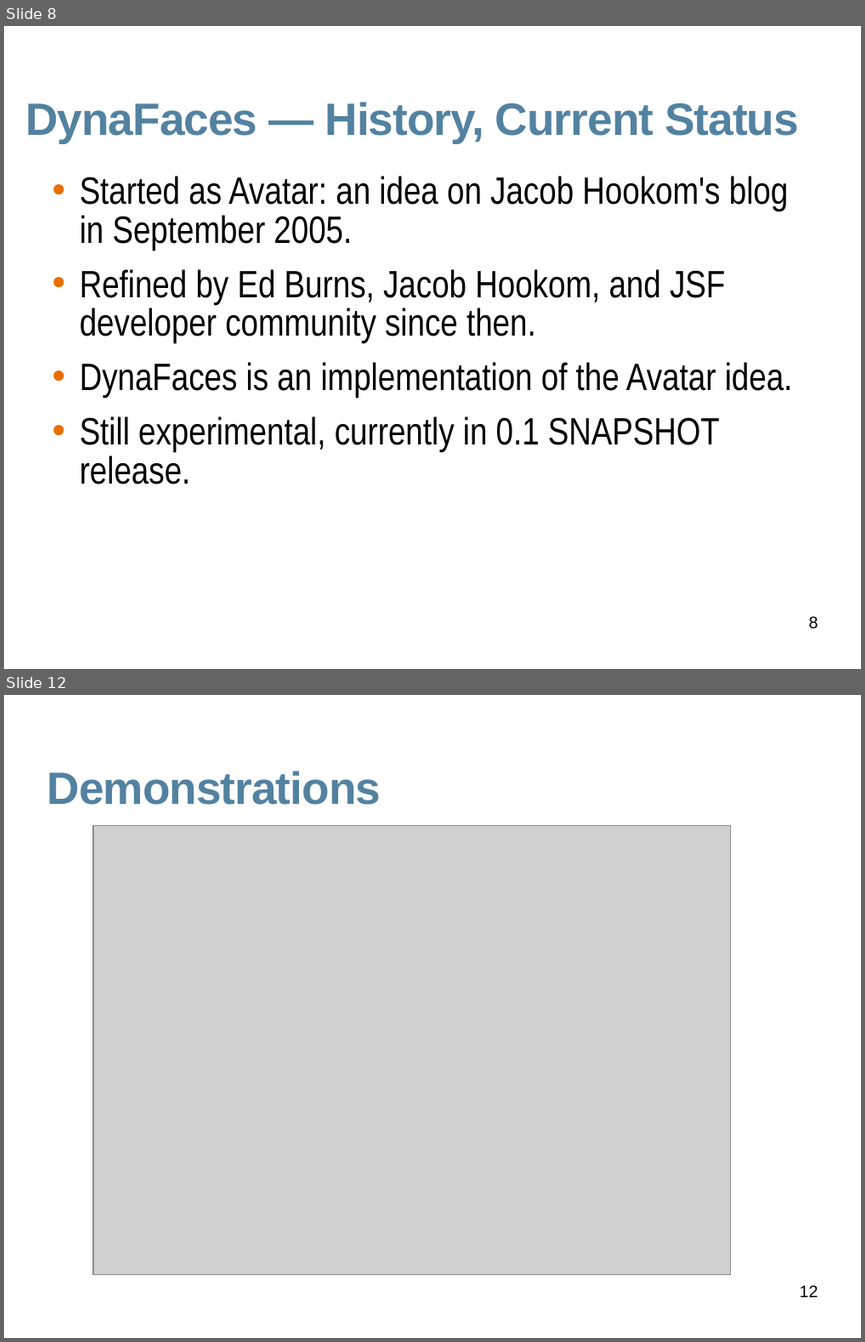
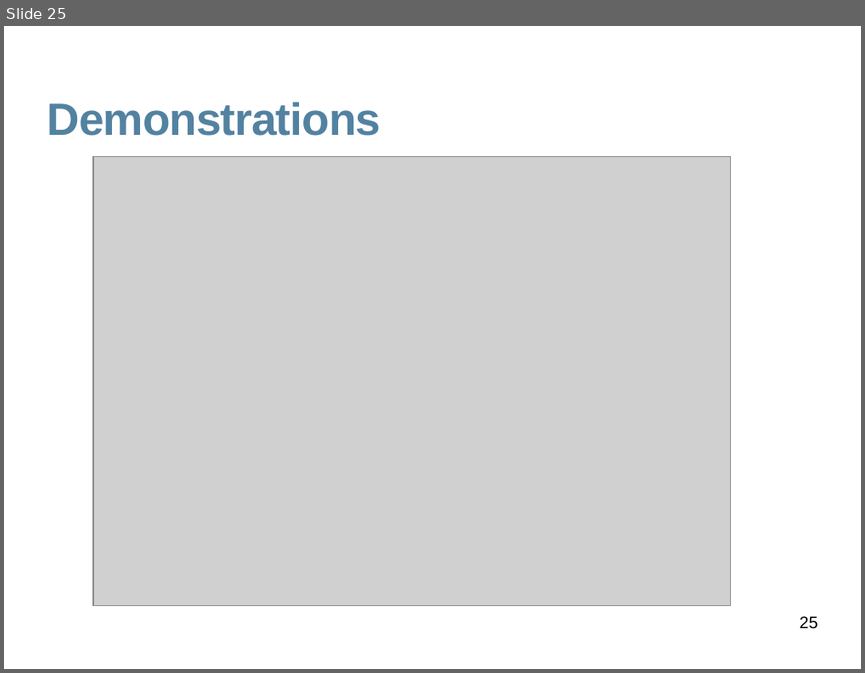
Before and after one commit to javaee/javaserverfaces-extensions, a slide deck: www/slides/dynafaces-advanced.odp. Shown one above the other, each under a label of ours: slides 8 and 12 before the commit, slide 25 after it; the slides between them are not shown. The pictures are 865x1342 and 865x673 pixels, drawn with LibreOffice and Linux fonts; fonts in the diff are those of the drawing; grey boxes stand for pictures; background and template pictures are left out. Boxes give left, top, right and bottom in pixels: in the first picture for what was removed or moved away, otherwise in the second. Text is boxed around its words. In the diff, an @@ line names an element or a change of style, - is before the commit and + after.

```diff
--- a/www/slides/dynafaces-advanced.odp
+++ b/www/slides/dynafaces-advanced.odp
@@ slide 8 removed at (4, 26, 861, 669), background #FFFFFF @@
@@ title removed at (25, 102, 799, 143) @@
-DynaFaces ― History, Current Status
@@ text removed at (80, 176, 793, 484) @@
-• Started as Avatar: an idea on Jacob Hookom's blog in September 2005.
-• Refined by Ed Burns, Jacob Hookom, and JSF developer community since then.
-• DynaFaces is an implementation of the Avatar idea.
-• Still experimental, currently in 0.1 SNAPSHOT release.
@@ page number removed at (809, 616, 818, 629) @@
-8
@@ what was slide 12 is now slide 25 @@
@@ page number at (800, 616, 818, 629): text changed @@
-12
+25
```
Also in this commit, not shown: 3 slides changed, 20 slides added, 6 other slides removed, 13 other files.
